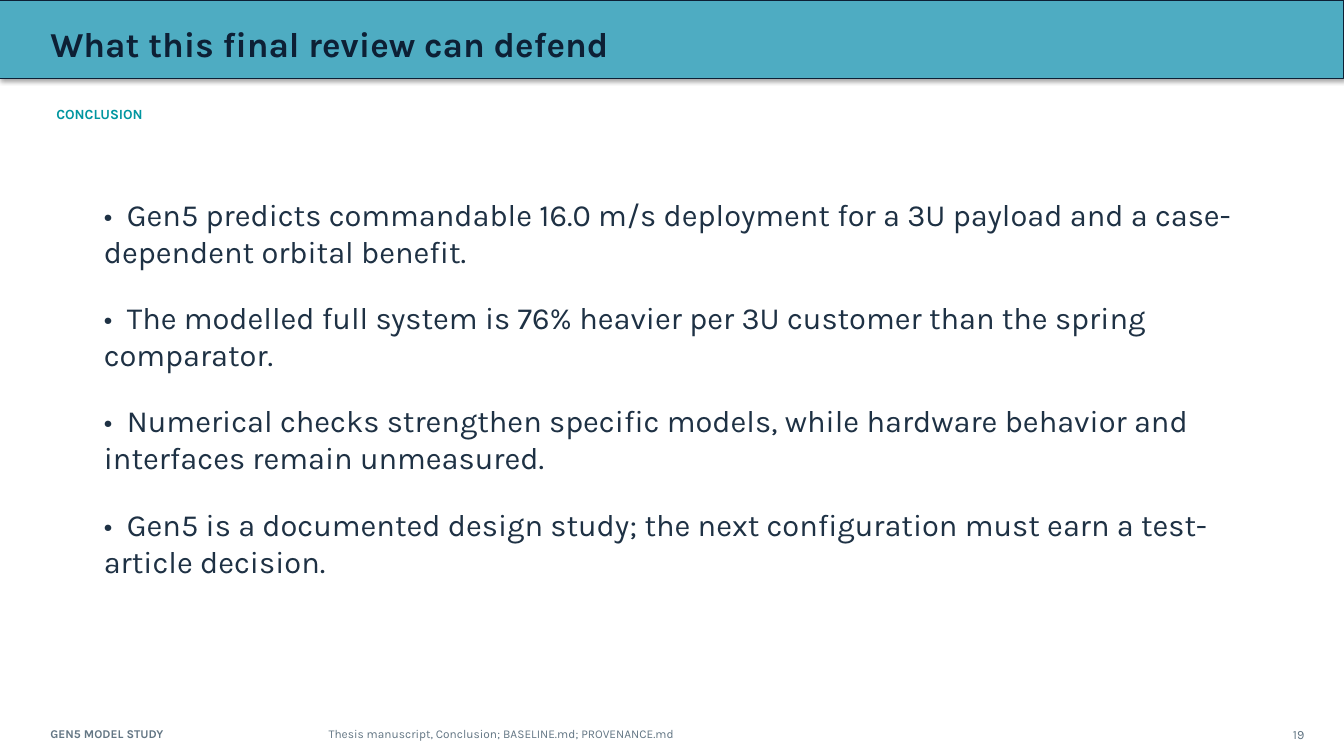
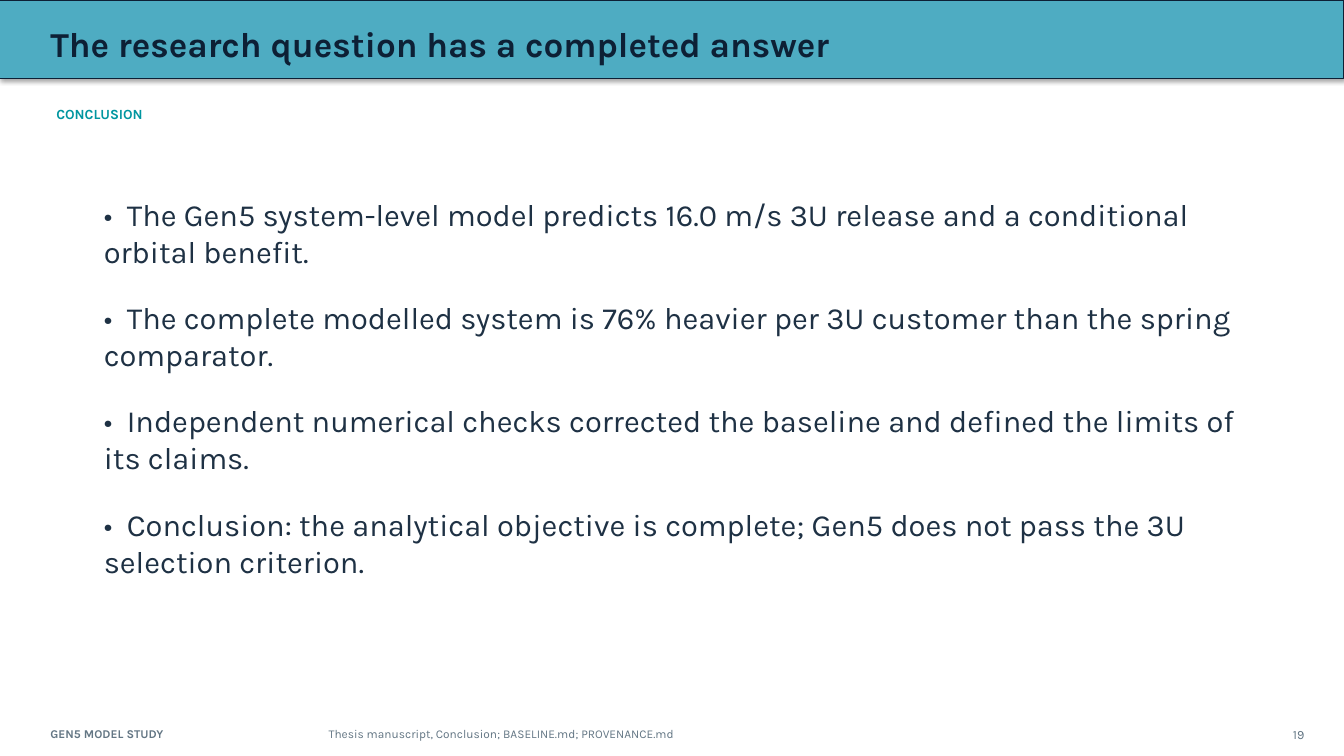
Before and after one commit to aaaaaaaaaaaavm/VOLLEY-thesis, a slide deck: slide 19 of university/final_review_2026_10_10/VOLLEY_Final_Review_2026-10-10.pptx. Drawn at 1344x756 pixels with LibreOffice and Linux fonts; fonts in the diff are those of the drawing. Boxes give left, top, right and bottom in pixels: in the first picture for what was removed or moved away, otherwise in the second. Text is boxed around its words. In the diff, an @@ line names an element or a change of style, - is before the commit and + after.

Commit message:
Frame final review around completed Gen5 thesis findings

```diff
--- a/university/final_review_2026_10_10/VOLLEY_Final_Review_2026-10-10.pptx
+++ b/university/final_review_2026_10_10/VOLLEY_Final_Review_2026-10-10.pptx
@@ text at box(50, 32, 829, 66): text changed @@
-What this final review can defend
+The research question has a completed answer
@@ text at box(104, 203, 1234, 574): text changed @@
-• Gen5 predicts commandable 16.0 m/s deployment for a 3U payload and a case-dependent orbital benefit.
-• The modelled full system is 76% heavier per 3U customer than the spring comparator.
-• Numerical checks strengthen specific models, while hardware behavior and interfaces remain unmeasured.
-• Gen5 is a documented design study; the next configuration must earn a test-article decision.
+• The Gen5 system-level model predicts 16.0 m/s 3U release and a conditional orbital benefit.
+• The complete modelled system is 76% heavier per 3U customer than the spring comparator.
+• Independent numerical checks corrected the baseline and defined the limits of its claims.
+• Conclusion: the analytical objective is complete; Gen5 does not pass the 3U selection criterion.
```
Also in this commit, not shown: 8 other slides changed, 1 slide added, 1 slide removed, 11 other files.
